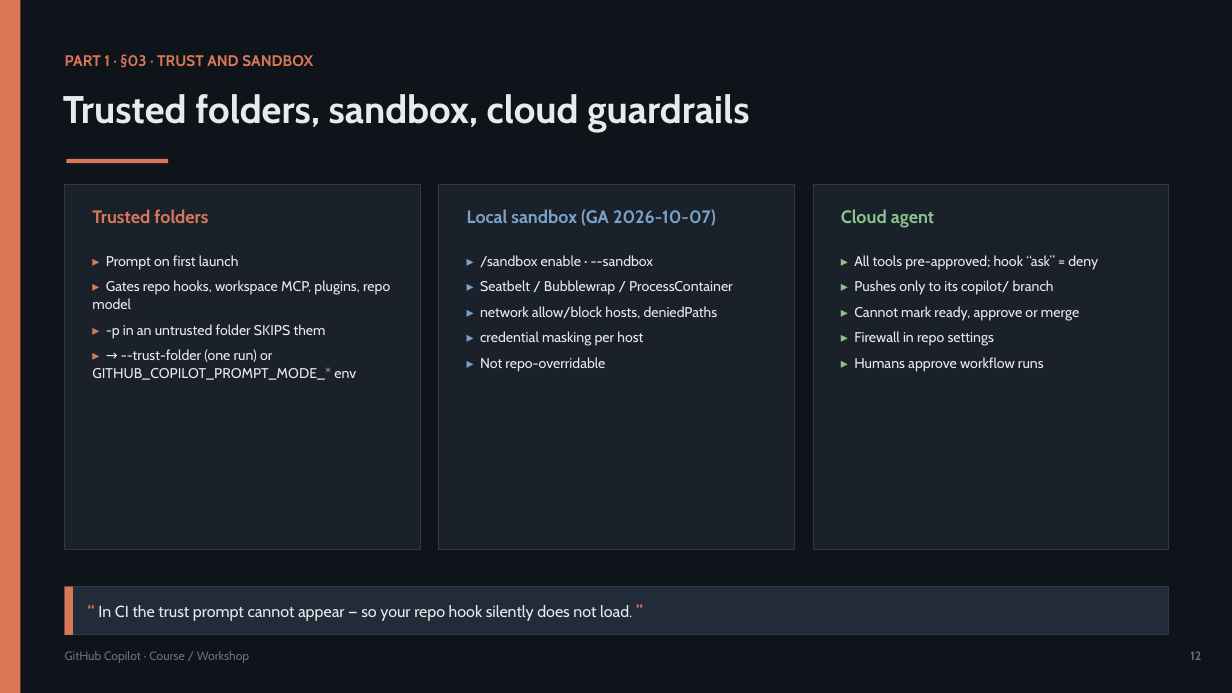
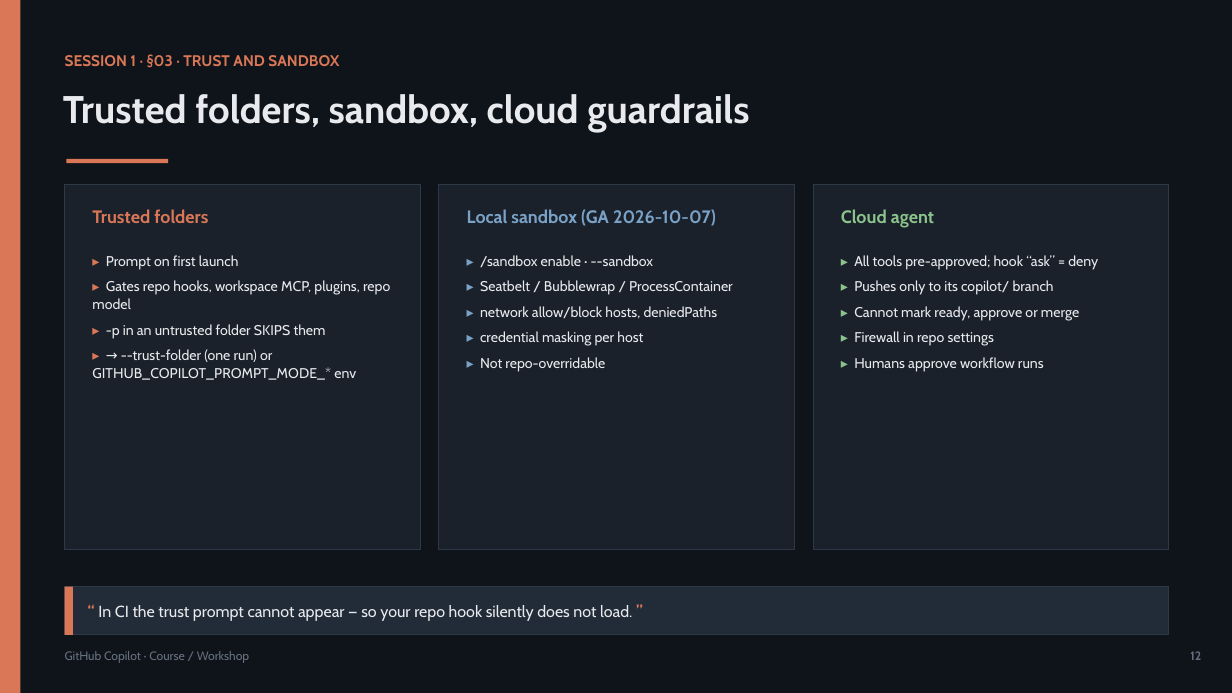
Before and after one commit to olonok69/copilot_code_ml_engineer, a slide deck: slide 12 of presentation/Copilot_Presentation.pptx. Drawn at 1232x693 pixels with LibreOffice and Linux fonts; fonts in the diff are those of the drawing. Boxes give left, top, right and bottom in pixels: in the first picture for what was removed or moved away, otherwise in the second. Text is boxed around its words. In the diff, an @@ line names an element or a change of style, - is before the commit and + after.

```diff
--- a/presentation/Copilot_Presentation.pptx
+++ b/presentation/Copilot_Presentation.pptx
@@ text at box(65, 54, 339, 68): text changed @@
-PART 1 · §03 · TRUST AND SANDBOX
+SESSION 1 · §03 · TRUST AND SANDBOX
```
Also in this commit, not shown: 38 other slides changed, 1 slide added, 13 other files.
